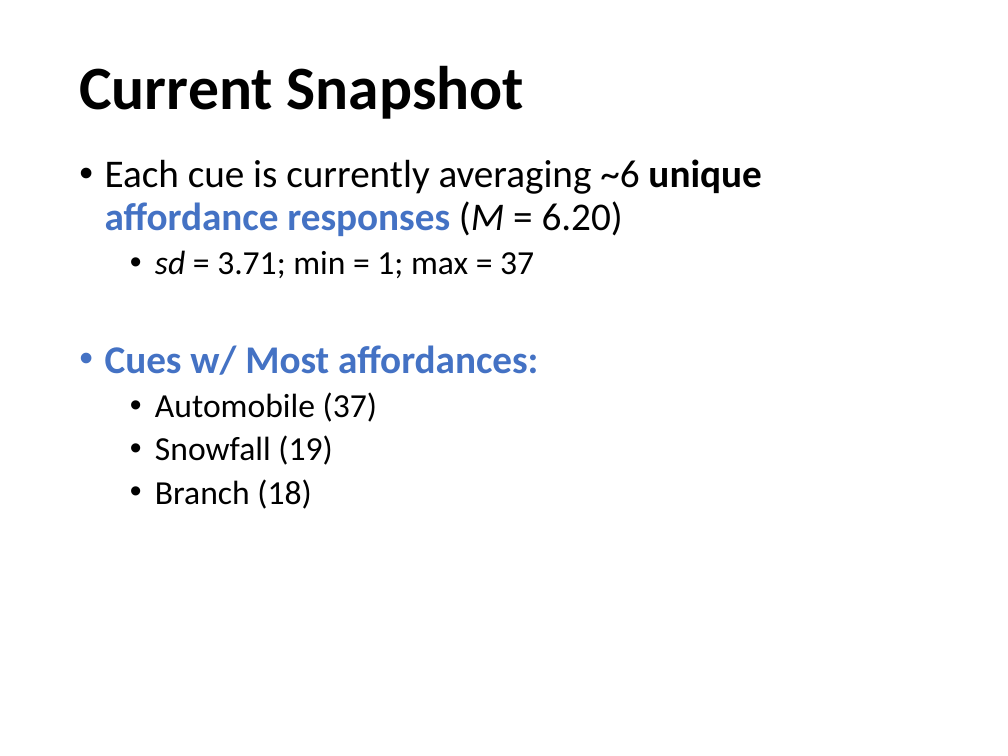
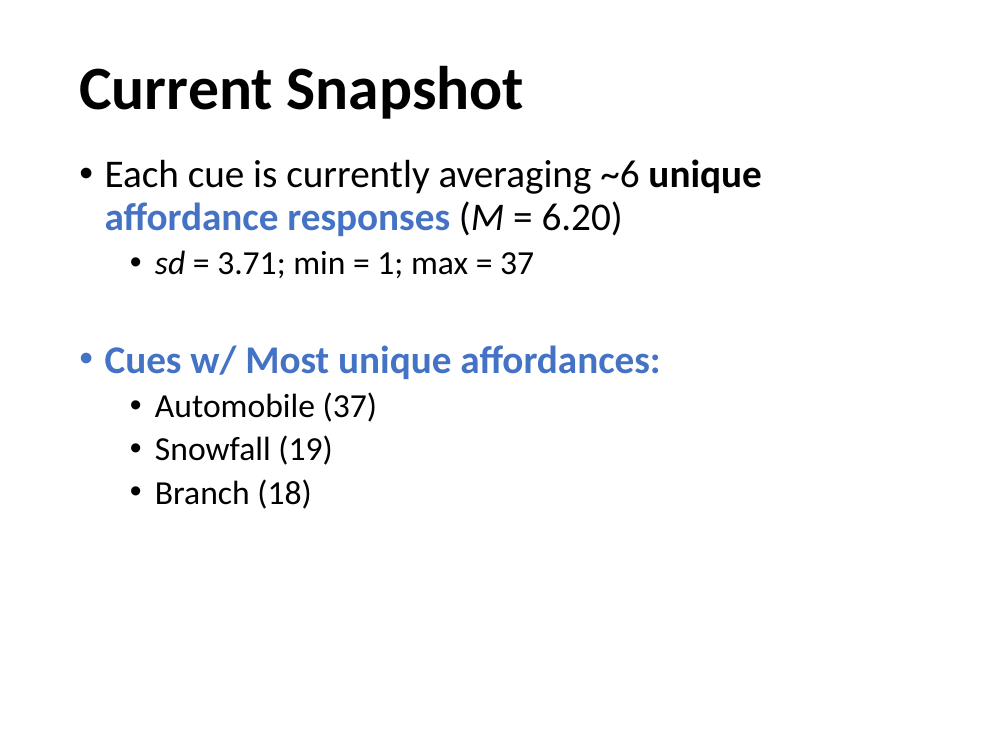
Before and after one commit to npm27/Affordance-Norms, a slide deck: slide 31 of 5 Presentations/UCONN 2022.pptx. Drawn at 1008x756 pixels with LibreOffice and Linux fonts; fonts in the diff are those of the drawing. Boxes give left, top, right and bottom in pixels: in the first picture for what was removed or moved away, otherwise in the second. Text is boxed around its words. In the diff, an @@ line names an element or a change of style, - is before the commit and + after.

```diff
--- a/5 Presentations/UCONN 2022.pptx
+++ b/5 Presentations/UCONN 2022.pptx
@@ text at (x1=105, y1=345, x2=660, y2=379): text changed @@
-• Cues w/ Most affordances:
+• Cues w/ Most unique affordances:
```
Also in this commit, not shown: 2 other slides changed, 1 other file.
